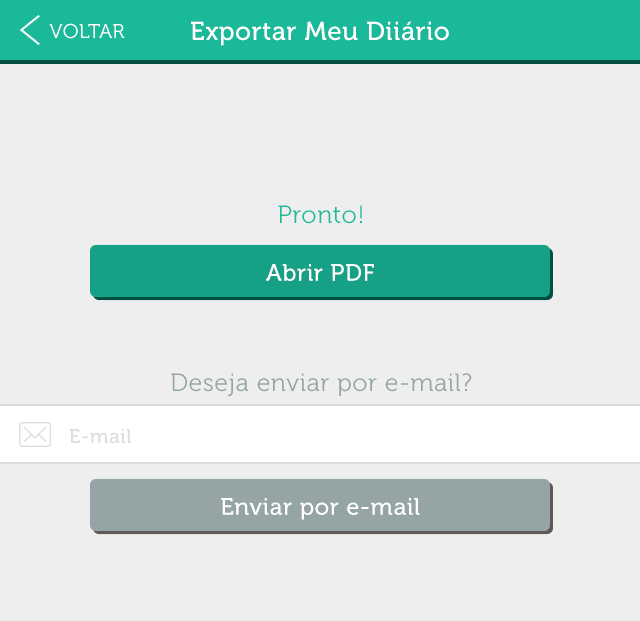
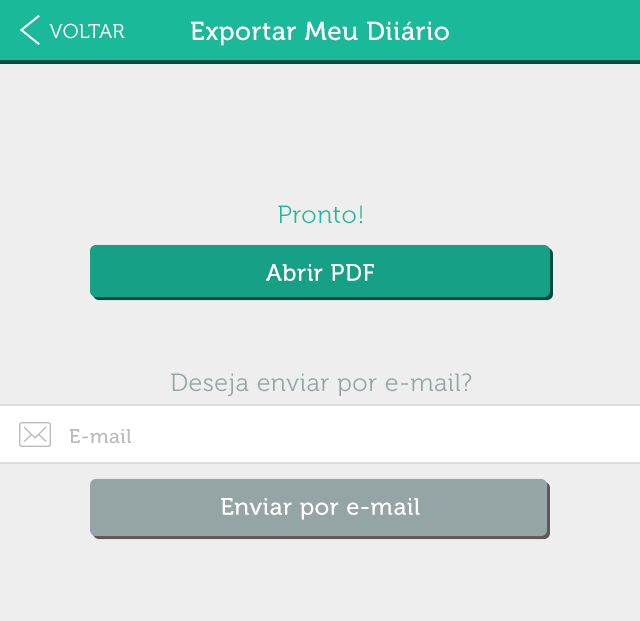
Comparing the layer stacks of the two 640x621 images. Changes:
painted on "E-mail" over [69,429,131,444]
painted on "Rounded Rectangle 1" (1st of 2, in "email" › "call-to-action copy") over [90,478,550,537]
showed "Background" over [19,422,553,540]
